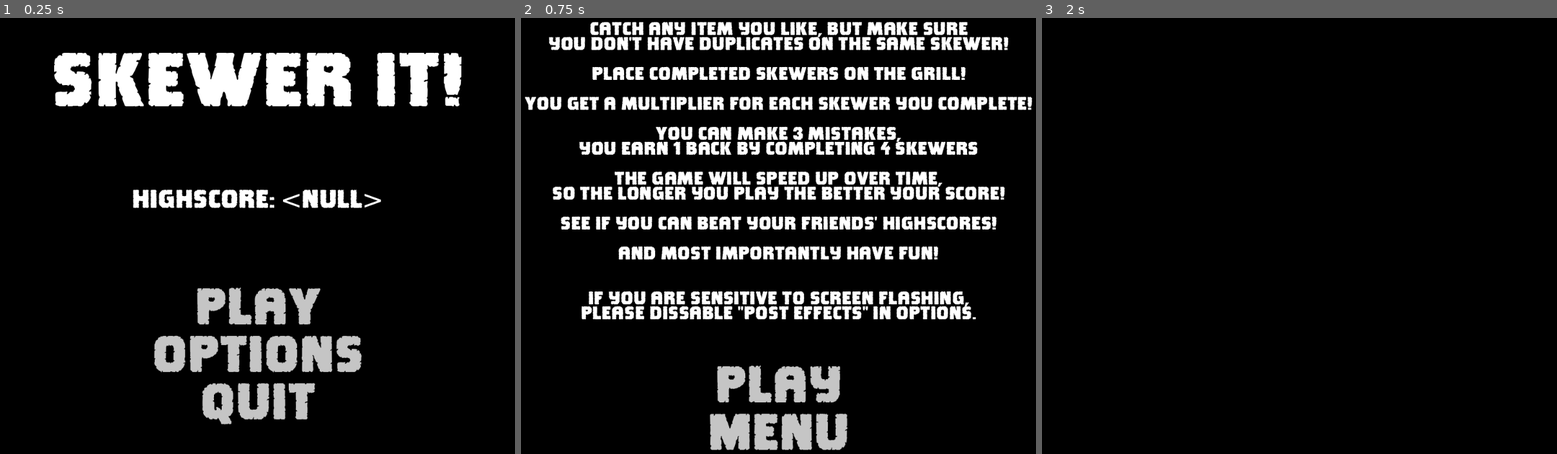
Above: before the commit, frames 1-3 (left to right).
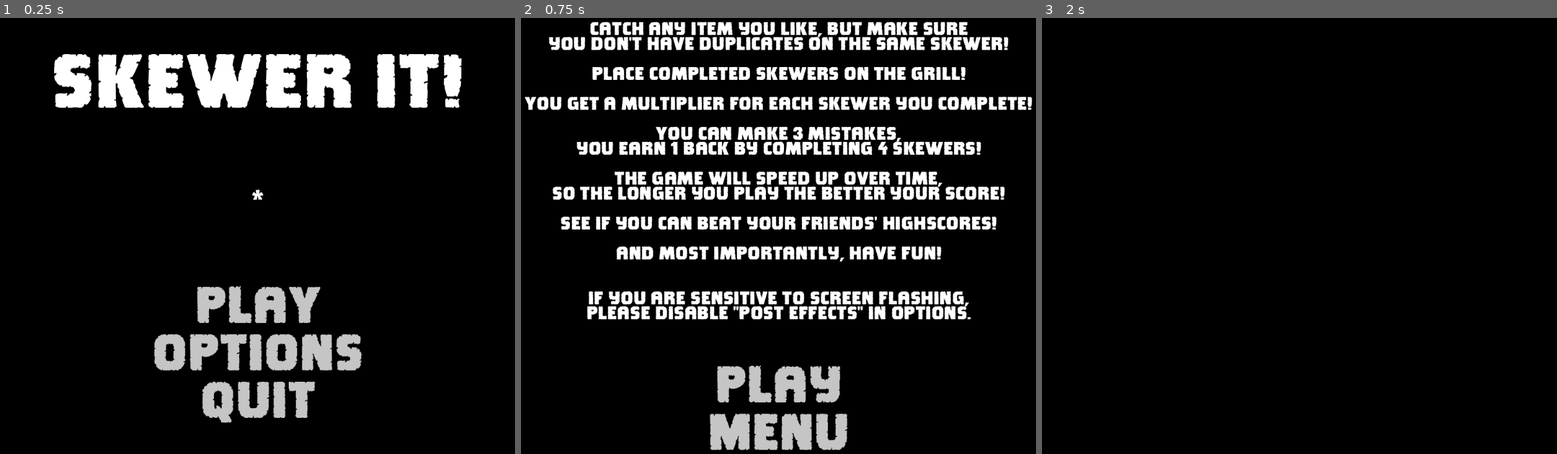
Above: after the commit, the same moments.

Repository: MichaelDawe/skewer_it
Game: Godot game, scene res://main.tscn
Same seed, same stepped clock (60 frames per second), same inputs: the game is played once before the commit and once after it.
Inputs:
- Up to frame 1 (0.25 s): no input
- Up to frame 2 (0.75 s): click "PLAY" at 0.5 s
- Up to frame 3 (2 s): click "MENU" at 1.25 s

The runs differ from the first frame. In frame 1, 3.8% of the frame differs, in the area x 10-90%, y 7-94%; in frame 2, 4.3%, in the area x 10-90%, y 28-70%; in frame 3, nothing differs.

Commit message:
fixed a few issues and made catching smarter!

Diff:
--- a/game_over.gd
+++ b/game_over.gd
@@ -3,8 +3,11 @@
 
 # Called when the node enters the scene tree for the first time.
 func _ready():
-	pass # Replace with function body.
-
+	var main = get_node("/root/main")
+	$VBoxContainer/Score.set_text("SCORE: " + str(int(main.score)))
+	$VBoxContainer/Highscore.set_text("HIGHSCORE: " + str(int(main.highscore)))
+	if(main.score > main.highscore):
+		$VBoxContainer/PB.set_text("NEW HIGHSCORE!")
 
 # Called every frame. 'delta' is the elapsed time since the previous frame.
 func _process(_delta):
--- a/game_over.tscn
+++ b/game_over.tscn
@@ -46,6 +46,11 @@
 size_flags_vertical = 3
 theme_override_styles/separator = SubResource("StyleBoxFlat_5gduo")
 
+[node name="TopSpacer2" type="HSeparator" parent="VBoxContainer"]
+layout_mode = 2
+size_flags_vertical = 3
+theme_override_styles/separator = SubResource("StyleBoxFlat_5gduo")
+
 [node name="GameOver" type="RichTextLabel" parent="VBoxContainer"]
 material = SubResource("ShaderMaterial_8rt0j")
 layout_mode = 2
@@ -73,6 +78,23 @@
 autowrap_mode = 0
 
 [node name="MiddleSpacer" type="HSeparator" parent="VBoxContainer"]
+layout_mode = 2
+size_flags_vertical = 3
+theme_override_styles/separator = SubResource("StyleBoxFlat_6iycb")
+
+[node name="PB" type="RichTextLabel" parent="VBoxContainer"]
+material = SubResource("ShaderMaterial_8rt0j")
+layout_mode = 2
+size_flags_horizontal = 4
+size_flags_vertical = 4
+theme_override_fonts/normal_font = ExtResource("1_lj04p")
+theme_override_font_sizes/normal_font_size = 36
+bbcode_enabled = true
+fit_content = true
+scroll_active = false
+autowrap_mode = 0
+
+[node name="MiddleSpacer3" type="HSeparator" parent="VBoxContainer"]
 layout_mode = 2
 size_flags_vertical = 3
 theme_override_styles/separator = SubResource("StyleBoxFlat_6iycb")
@@ -139,5 +161,10 @@
 size_flags_vertical = 3
 theme_override_styles/separator = SubResource("StyleBoxFlat_6iycb")
 
+[node name="BottomSpacer2" type="HSeparator" parent="VBoxContainer"]
+layout_mode = 2
+size_flags_vertical = 3
+theme_override_styles/separator = SubResource("StyleBoxFlat_6iycb")
+
 [connection signal="pressed" from="VBoxContainer/Play" to="." method="_on_play_pressed"]
 [connection signal="pressed" from="VBoxContainer/Menu" to="." method="_on_menu_pressed"]
--- a/main.gd
+++ b/main.gd
@@ -166,6 +166,11 @@
 		n.position.y = -1024
 
 func quit_to_menu():
+	grillAnim = false
+	grillAnimStop = false
+	$Grill.position.z = -64
+	$Grill/Grill.scale = Vector3(0.0, 0.0, 0.0)
+	$Grill/CollisionShape3D.scale = Vector3(0.01, 0.01, 0.01)
 	# reset playtime to prevent starting in slow mode
 	playTime = 0
 	# reset everything.
@@ -179,7 +184,6 @@
 		reset_vegie(n)
 	# reset speed
 	speedBoost = 1.0
-	score = 0.0
 	# reset skewer to be hidden
 	$Skewer.position = Vector3(0.0, 0.0, 128)
 	# more stuff copied from the top
@@ -224,13 +228,10 @@
 	n.set_meta("spawned", false)
 
 func score_add():
-	score += 1 * bonus	# * (speed / 10.0)
-						# overkill, but makes it harder on easy and easier on hard
+	score += 1 * bonus
 	catch += 1
 	# make game speed up over time
-	speedBoost += 0.0025;	# make this a lot smaller thank 0.02 I think!
-							# second half makes it exponentially harder for hard mode and easier for easy mode
-							# to help prevent abusing the speed to increase your highscore
+	speedBoost += 0.002
 	update_skewer()
 
 func save_highscore():
@@ -258,8 +259,7 @@
 					catch += 1
 					grillAnim = true
 				# updates latest pick
-				if(caughtPos > 0):
-					caught[caughtPos] = number
+				caught[caughtPos] = number
 				score_add()
 		else:
 			wrong_piece()
@@ -289,110 +289,92 @@
 	clear_skewer()
 	grillAnimStop = true
 
-func _on_aubergine_input_event(_camera, _event, _position, _normal, _shape_idx):
-	if(mode == 1):
-		var n = $Vegies/Aubergine
-		if(n.position.z > 64 and n.position.z < 96):
+func process_input(n):
+	var nZ = n.position.z
+	if(nZ > 64 and nZ < 96):
+		# make it a bit easier to catch items when you want to without affecting when you don't want them
+		if(nZ > 90):
+			if(n.get_meta("number") not in caught and caughtPos <= 5):
+				reset_vegie(n)
+				score_update(n)
+		else:
 			reset_vegie(n)
 			score_update(n)
 
+func _on_aubergine_input_event(_camera, _event, _position, _normal, _shape_idx):
+	if(mode == 1):
+		var n = $Vegies/Aubergine
+		process_input(n)
+
 func _on_garlic_input_event(_camera, _event, _position, _normal, _shape_idx):
 	if(mode == 1):
 		var n = $Vegies/Garlic
-		if(n.position.z > 64 and n.position.z < 96):
-			reset_vegie(n)
-			score_update(n)
+		process_input(n)
 
 func _on_gerkin_input_event(_camera, _event, _position, _normal, _shape_idx):
 	if(mode == 1):
 		var n = $Vegies/Gerkin
-		if(n.position.z > 64 and n.position.z < 96):
-			reset_vegie(n)
-			score_update(n)
+		process_input(n)
 
 func _on_yellow_pepper_input_event(_camera, _event, _position, _normal, _shape_idx):
 	if(mode == 1):
 		var n = $Vegies/YellowPepper
-		if(n.position.z > 64 and n.position.z < 96):
-			reset_vegie(n)
-			score_update(n)
+		process_input(n)
 
 func _on_tomato_input_event(_camera, _event, _position, _normal, _shape_idx):
 	if(mode == 1):
 		var n = $Vegies/Tomato
-		if(n.position.z > 64 and n.position.z < 96):
-			reset_vegie(n)
-			score_update(n)
+		process_input(n)
 
 func _on_tofu_input_event(_camera, _event, _position, _normal, _shape_idx):
 	if(mode == 1):
 		var n = $Vegies/Tofu
-		if(n.position.z > 64 and n.position.z < 96):
-			reset_vegie(n)
-			score_update(n)
+		process_input(n)
 
 func _on_shallot_input_event(_camera, _event, _position, _normal, _shape_idx):
 	if(mode == 1):
 		var n = $Vegies/Shallot
-		if(n.position.z > 64 and n.position.z < 96):
-			reset_vegie(n)
-			score_update(n)
+		process_input(n)
 
 func _on_sausage_input_event(_camera, _event, _position, _normal, _shape_idx):
 	if(mode == 1):
 		var n = $Vegies/Sausage
-		if(n.position.z > 64 and n.position.z < 96):
-			reset_vegie(n)
-			score_update(n)
+		process_input(n)
 
 func _on_red_pepper_input_event(_camera, _event, _position, _normal, _shape_idx):
 	if(mode == 1):
 		var n = $Vegies/RedPepper
-		if(n.position.z > 64 and n.position.z < 96):
-			reset_vegie(n)
-			score_update(n)
+		process_input(n)
 
 func _on_pineapple_input_event(_camera, _event, _position, _normal, _shape_idx):
 	if(mode == 1):
 		var n = $Vegies/Pineapple
-		if(n.position.z > 64 and n.position.z < 96):
-			reset_vegie(n)
-			score_update(n)
+		process_input(n)
 
 func _on_olive_input_event(_camera, _event, _position, _normal, _shape_idx):
 	if(mode == 1):
 		var n = $Vegies/Olive
-		if(n.position.z > 64 and n.position.z < 96):
-			reset_vegie(n)
-			score_update(n)
+		process_input(n)
 
 func _on_mushroom_input_event(_camera, _event, _position, _normal, _shape_idx):
 	if(mode == 1):
 		var n = $Vegies/Mushroom
-		if(n.position.z > 64 and n.position.z < 96):
-			reset_vegie(n)
-			score_update(n)
+		process_input(n)
 
 func _on_marinated_tofu_input_event(_camera, _event, _position, _normal, _shape_idx):
 	if(mode == 1):
 		var n = $Vegies/MarinatedTofu
-		if(n.position.z > 64 and n.position.z < 96):
-			reset_vegie(n)
-			score_update(n)
+		process_input(n)
 
 func _on_maize_input_event(_camera, _event, _position, _normal, _shape_idx):
 	if(mode == 1):
 		var n = $Vegies/Maize
-		if(n.position.z > 64 and n.position.z < 96):
-			reset_vegie(n)
-			score_update(n)
+		process_input(n)
 
 func _on_green_pepper_input_event(_camera, _event, _position, _normal, _shape_idx):
 	if(mode == 1):
 		var n = $Vegies/GreenPepper
-		if(n.position.z > 64 and n.position.z < 96):
-			reset_vegie(n)
-			score_update(n)
+		process_input(n)
 
 func _on_grill_input_event(_camera, _event, _position, _normal, _shape_idx):
 	if(mode == 1 and caughtPos == 5 and $Grill.position.z > 1):
--- a/menu.gd
+++ b/menu.gd
@@ -11,7 +11,7 @@
 		var file = FileAccess.open("user://highscore.res", FileAccess.READ)
 		main.highscore = file.get_32()
 		file.close()
-	$VBoxContainer/Highscore.set_text("highscore: " + str(main.highscore))
+		$VBoxContainer/Highscore.set_text("highscore: " + str(main.highscore))
 
 
 # Called every frame. 'delta' is the elapsed time since the previous frame.
--- a/tutorial.tscn
+++ b/tutorial.tscn
@@ -62,18 +62,18 @@
 You get a multiplier for each skewer you complete!
 
 You can make 3 mistakes,
-you earn 1 back by completing 4 skewers
+you earn 1 back by completing 4 skewers!
 
 The game will speed up over time,
 so the longer you play the better your score!
 
 See if you can beat your friends' highscores!
 
-And most importantly have fun!
+And most importantly, have fun!
 
 
 If you are sensitive to screen flashing,
-please dissable \"post effects\" in options."
+please disable \"post effects\" in options."
 fit_content = true
 scroll_active = false
 autowrap_mode = 0
Not shown, changed: .gitignore
